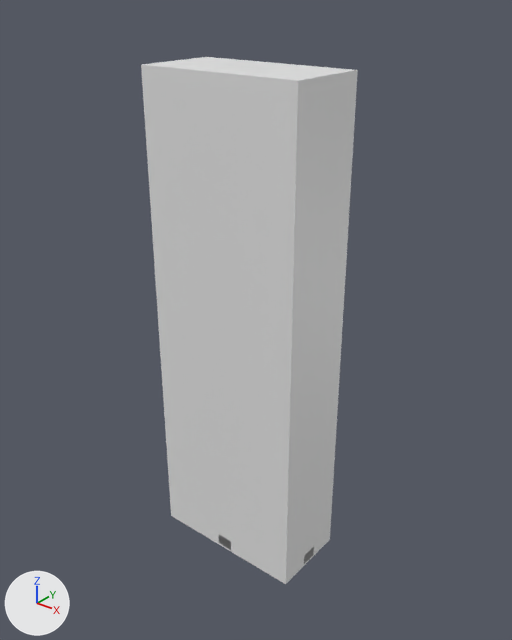
What one commit did to the glTF model public/assets/models/prop/prop_target_plate_a.glb.
Camera for both pictures: a 50 mm camera at (1.439, -1.752, 2.049) aimed at (0.02, 0.022, 0.949). The lights are fixed; the arrows at lower left show +X, +Y and +Z. The older version comes first. Objects named as collision shapes, trigger or cutter boxes, shadow casters or lower levels of detail are left out. Where no turn or scale is listed for an object, it has been applied to the vertices. Vertices at exactly the same position are counted once.

Objects in the first picture: 'prop_target_plate_a_COL_box', 'prop_target_plate_a_LOD0'.
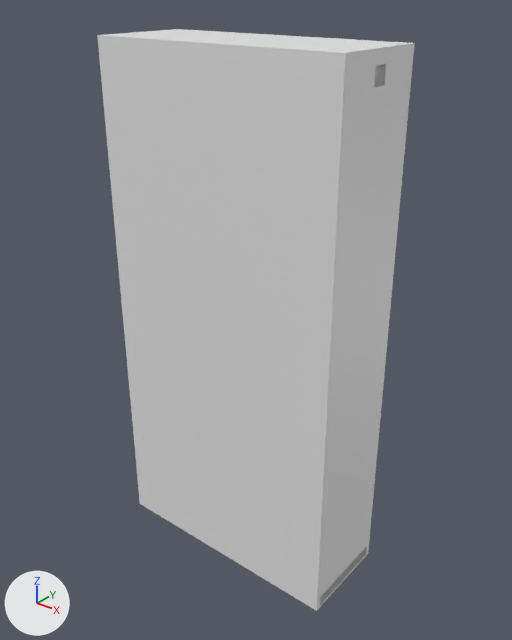
Where the newer file only moved an object's origin or applied its transform, the numbers keep the older frame.

What differs and where, as boxes [x1, y1, x2, y2] in the pictures (512 x 640 px; the box of a moved part takes in the faces that stretch with it):
'prop_target_plate_a_COL_box', rescaled (46% wider, 10% taller): before [141, 57, 358, 584]; after [97, 29, 415, 611]
'prop_target_plate_a_LOD0', reshaped, moved, rescaled (mostly hidden): before [219, 65, 314, 564]; after [137, 32, 386, 605]
part 2 of me_prop_target_plate_a_lod0, moved or reshaped (not visible afterwards): before [219, 536, 231, 550]
part 3 of me_prop_target_plate_a_lod0, added: after [320, 546, 367, 605]
part 4 of me_prop_target_plate_a_lod0, moved or reshaped (mostly hidden): before [304, 547, 314, 564]; after [374, 64, 386, 87]

Edits to the bpy script that builds the scene:
```text
Change me_prop_target_plate_a_col_box:
    used by ob_prop_target_plate_a_col_box; location = (0.0, 0.0, 0.9)
    remove me_prop_target_plate_a_col_box.from_pydata(...)  # 8 vertices, 12 faces; spans x -0.3..0.3, y -0.15..0.15, z -0.9..0.9
    add me_prop_target_plate_a_col_box.from_pydata(...)  # 8 vertices, 12 faces; spans x -0.46..0.46, y -0.18..0.18, z -0.9..0.98
    me_prop_target_plate_a_col_box part 1: the whole mesh is scaled about its middle by (1.53, 1.2, 1.04), then moved by (0.0, 0.0, 0.04)
Change me_prop_target_plate_a_lod0:
    used by ob_prop_target_plate_a_lod0; parent = ob_prop_target_plate_a; location = (0.0, 0.0, 0.9); scale = (0.9, 0.9, 0.9)
    remove me_prop_target_plate_a_lod0.from_pydata(...)  # 232 vertices, 412 faces; spans x -0.33..0.33, y -0.17..0.17, z -1.0..1.0
    add me_prop_target_plate_a_lod0.from_pydata(...)  # 176 vertices, 312 faces; spans x -0.49..0.49, y -0.19..0.19, z -1.0..1.0
    me_prop_target_plate_a_lod0 part 2: the loose piece of 24 vertices spanning x -0.04..0.04, y -0.17..0.17, z -1.0..-0.93 is scaled about its middle by (0.958, 1.09, 0.958), then moved by (-0.45, 0.0, 0.0)
    me_prop_target_plate_a_lod0 part 3: the loose piece of 24 vertices spanning x -0.04..0.04, y -0.17..0.17, z -1.0..-0.93 is copied, and the copy is scaled about its middle by (0.958, 1.09, 0.958), then moved by (0.45, 0.0, 0.0); it spans x 0.4..0.49, y -0.18..0.18, z -1.0..-0.94
    me_prop_target_plate_a_lod0 part 4: the loose piece of 24 vertices spanning x -0.33..0.33, y -0.04..0.04, z -1.0..-0.93 is scaled about its middle by (1.48, 0.821, 1.15), then moved by (0.0, 0.0, 1.89)
    other edits to the shape of me_prop_target_plate_a_lod0 do not show in these pictures
Change ob_prop_target_plate_a_lod0:
    ob_prop_target_plate_a_lod0.location: (0.0, 0.0, 0.9) -> (0.0, 0.0, 0.94)
    ob_prop_target_plate_a_lod0.scale: (0.9, 0.9, 0.9) -> (0.94, 0.94, 0.94)
```
